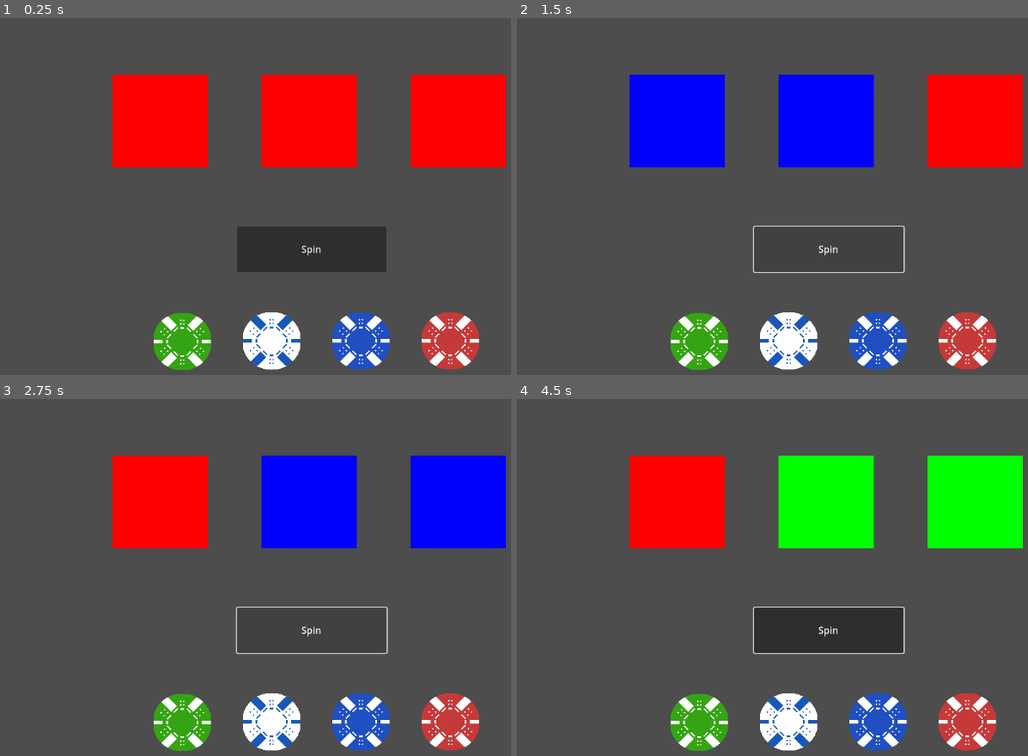
Above: before the commit, frames 1-4 (two rows, left to right).
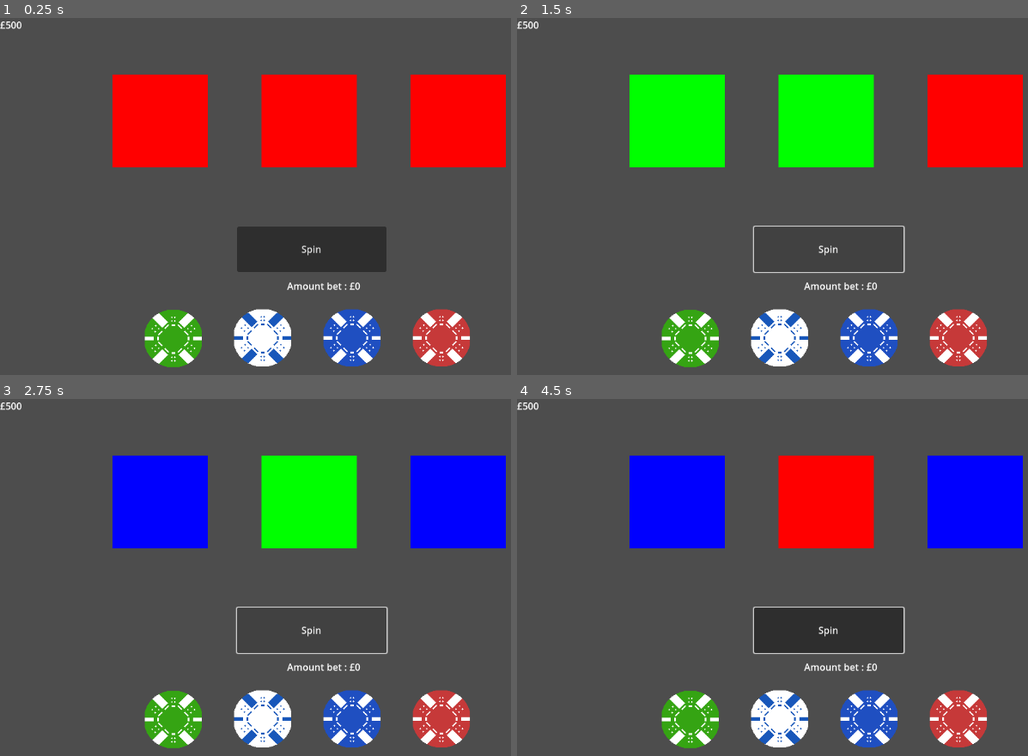
Above: after the commit, the same moments.

Repository: KarumGhag/Super-Gambler
Game: Godot game, scene res://Casino/casino.tscn
The game is run twice, just before and just after one commit, with the same random seed, the same clock (stepped at 60 frames per second) and the same inputs. Before the commit the project has no main scene; this scene is started directly in both runs.
Inputs (mouse positions are in pixels of both pictures, inside the frame that each line leads up to):
- Up to frame 1 (0.25 s): no input
- Up to frame 2 (1.5 s): click "Spin" at 0.5 s; click "Spin" at 1.25 s
- Up to frame 3 (2.75 s): click "Spin" at 2 s
- Up to frame 4 (4.5 s): move the mouse to (1012, 573) at 2.77 s; click (1012, 573) at 2.85 s; right-click (1012, 573) at 3.05 s; move the mouse to (721, 609) at 3.52 s; right-click (721, 609) at 3.6 s; click (721, 609) at 3.8 s; move the mouse to (930, 506) at 4.27 s; click (930, 506) at 4.35 s

The runs differ from the first frame. In frame 1, 4.8% of the frame differs, in the area x 0-94%, y 0-99%; in frame 2, 15%; in frame 3, 15%; in frame 4, 19%, in the area x 0-99%, y 0-99%.

Commit message:
made slot machine work, you get money

Diff:
--- a/Better/betManager.gd
+++ b/Better/betManager.gd
@@ -2,20 +2,38 @@
 
 class_name BetManager
 
-var betAmount : int
+var betAmount : int = 0
 
 func addBet(value) -> void:
 	betAmount += value
+	updateLabel()
 
 func takeBet(value) -> void:
 	if betAmount - value < 0:
 		betAmount = 0
 		return
 	betAmount -= value
+	updateLabel()
 
 @export var game : Game
 
 @onready var moneySystem = get_node("/root/MoneySystem")
 
-func win() -> void:
-	moneySystem.win(betAmount)
+func win(won : bool) -> void:
+	moneySystem.changeMoney(betAmount)
+	betAmount = 0
+	print(betAmount)
+	updateLabel()
+
+func lose(_test):
+	pass
+
+@export var amountBetLabel : Label
+
+func _ready():
+	updateLabel()
+
+func updateLabel() -> void:
+	amountBetLabel.text = "Amount bet : £" + str(betAmount)
+
+@export var mouse : Area2D
--- a/Better/better.tscn
+++ b/Better/better.tscn
@@ -7,61 +7,51 @@
 [ext_resource type="PackedScene" uid="uid://wh8y7r7ww4rf" path="res://Chips/ChipCollider.tscn" id="3_bd303"]
 [ext_resource type="Texture2D" uid="uid://b0irc2wh24bcs" path="res://Chips/GreenChip.png" id="3_mgciw"]
 [ext_resource type="Texture2D" uid="uid://dxywpxdvfupnr" path="res://Chips/WhiteChip.png" id="4_0xbca"]
-
-[sub_resource type="RectangleShape2D" id="RectangleShape2D_3886h"]
-size = Vector2(10.5, 10)
+[ext_resource type="PackedScene" uid="uid://bt6hbkgeuj3sq" path="res://Better/mouse.tscn" id="8_wkkhu"]
 
 [node name="Better" type="Node2D"]
 script = ExtResource("1_bki5p")
 
 [node name="ChipHolder" type="Node2D" parent="."]
 
-[node name="GreenChip" type="Sprite2D" parent="ChipHolder" node_paths=PackedStringArray("hitbox", "mouseObj", "betManager")]
+[node name="GreenChip" type="Sprite2D" parent="ChipHolder" node_paths=PackedStringArray("hitbox", "betManager")]
 position = Vector2(0, 1)
 texture = ExtResource("3_mgciw")
 script = ExtResource("2_yi805")
 value = 20
 hitbox = NodePath("ChipCollider")
-mouseObj = NodePath("../../Mouse")
 betManager = NodePath("../..")
 
 [node name="ChipCollider" parent="ChipHolder/GreenChip" instance=ExtResource("3_bd303")]
 
-[node name="WhiteChip" type="Sprite2D" parent="ChipHolder" node_paths=PackedStringArray("hitbox", "mouseObj", "betManager")]
+[node name="WhiteChip" type="Sprite2D" parent="ChipHolder" node_paths=PackedStringArray("hitbox", "betManager")]
 position = Vector2(150, 0)
 texture = ExtResource("4_0xbca")
 script = ExtResource("2_yi805")
 value = 100
 hitbox = NodePath("ChipCollider")
-mouseObj = NodePath("../../Mouse")
 betManager = NodePath("../..")
 
 [node name="ChipCollider" parent="ChipHolder/WhiteChip" instance=ExtResource("3_bd303")]
 
-[node name="BlueChip" type="Sprite2D" parent="ChipHolder" node_paths=PackedStringArray("hitbox", "mouseObj", "betManager")]
+[node name="BlueChip" type="Sprite2D" parent="ChipHolder" node_paths=PackedStringArray("hitbox", "betManager")]
 position = Vector2(300, 0)
 texture = ExtResource("2_hvscd")
 script = ExtResource("2_yi805")
 value = 200
 hitbox = NodePath("ChipCollider")
-mouseObj = NodePath("../../Mouse")
 betManager = NodePath("../..")
 
 [node name="ChipCollider" parent="ChipHolder/BlueChip" instance=ExtResource("3_bd303")]
 
-[node name="RedChip" type="Sprite2D" parent="ChipHolder" node_paths=PackedStringArray("hitbox", "mouseObj", "betManager")]
+[node name="RedChip" type="Sprite2D" parent="ChipHolder" node_paths=PackedStringArray("hitbox", "betManager")]
 position = Vector2(450, 0)
 texture = ExtResource("1_udxsf")
 script = ExtResource("2_yi805")
 value = 400
 hitbox = NodePath("ChipCollider")
-mouseObj = NodePath("../../Mouse")
 betManager = NodePath("../..")
 
 [node name="ChipCollider" parent="ChipHolder/RedChip" instance=ExtResource("3_bd303")]
 
-[node name="Mouse" type="Area2D" parent="."]
-visible = false
-
-[node name="CollisionShape2D" type="CollisionShape2D" parent="Mouse"]
-shape = SubResource("RectangleShape2D_3886h")
+[node name="Mouse" parent="." instance=ExtResource("8_wkkhu")]
--- a/Better/chip.gd
+++ b/Better/chip.gd
@@ -13,6 +13,8 @@
 @export var betManager : BetManager
 
 func _ready() -> void:
+	mouseObj = betManager.mouse
+	print(mouseObj)
 	hitbox.connect("area_entered", mouseTouching)
 	hitbox.connect("area_exited", mouseLeaving)
 
@@ -24,6 +26,8 @@
 	if area == mouseObj:
 		canClick = false
 
+var canBet : bool
+
 func _process(_delta) -> void:
 	if canClick and Input.is_action_just_pressed("click"):
 		addBet()
@@ -32,8 +36,18 @@
 	mouseObj.position = get_global_mouse_position()
 
 func addBet() -> void:
+	if betManager.moneySystem.money < value:
+		print("cannot bet")
+		return
 	betManager.addBet(value)
+	betManager.moneySystem.money -= value
+	betManager.moneySystem.updateLabel()
 
 
 func takeBet() -> void:
+	if betAmount < value:
+		print("cannot add")
+		return
 	betManager.takeBet(value)
+	betManager.moneySystem.money += value
+	betManager.moneySystem.updateLabel()
--- /dev/null
+++ b/Better/mouse.tscn
@@ -0,0 +1,10 @@
+[gd_scene load_steps=2 format=3 uid="uid://bt6hbkgeuj3sq"]
+
+[sub_resource type="RectangleShape2D" id="RectangleShape2D_3886h"]
+size = Vector2(10.5, 10)
+
+[node name="Mouse" type="Area2D"]
+visible = false
+
+[node name="CollisionShape2D" type="CollisionShape2D" parent="."]
+shape = SubResource("RectangleShape2D_3886h")
--- a/Casino/casino.tscn
+++ b/Casino/casino.tscn
@@ -1,13 +1,25 @@
-[gd_scene load_steps=3 format=3 uid="uid://dxa8fgm7rlf2o"]
+[gd_scene load_steps=4 format=3 uid="uid://dxa8fgm7rlf2o"]
 
 [ext_resource type="PackedScene" uid="uid://dy22mqaoltpub" path="res://SlotMachine/slot_machine.tscn" id="1_6h5e3"]
 [ext_resource type="PackedScene" uid="uid://c425b06rmp4j0" path="res://Better/better.tscn" id="2_v34sl"]
+[ext_resource type="PackedScene" uid="uid://bt6hbkgeuj3sq" path="res://Better/mouse.tscn" id="3_bjk6o"]
 
 [node name="Casino" type="Node2D"]
 
-[node name="SlotMachine" parent="." instance=ExtResource("1_6h5e3")]
+[node name="Mouse2" parent="." instance=ExtResource("3_bjk6o")]
+
+[node name="SlotMachine" parent="." node_paths=PackedStringArray("better") instance=ExtResource("1_6h5e3")]
 position = Vector2(-19, 2)
+better = NodePath("../SlotBetter")
 
-[node name="Better" parent="." node_paths=PackedStringArray("game") instance=ExtResource("2_v34sl")]
-position = Vector2(306, 543)
+[node name="SlotBetter" parent="." node_paths=PackedStringArray("game", "amountBetLabel", "mouse") instance=ExtResource("2_v34sl")]
+position = Vector2(291, 538)
 game = NodePath("../SlotMachine")
+amountBetLabel = NodePath("slotBet")
+mouse = NodePath("../Mouse2")
+
+[node name="slotBet" type="Label" parent="SlotBetter"]
+offset_left = 191.0
+offset_top = -99.0
+offset_right = 255.0
+offset_bottom = -55.0
--- a/GameManager/GameManager.gd
+++ b/GameManager/GameManager.gd
@@ -12,8 +12,3 @@
 	bet = betManager.betAmount
 	winAmount = bet * 2
 	moneyManager.money += winAmount
-
-func lose() -> void:
-	bet = betManager.betAmount
-	winAmount = -bet
-	moneyManager.money += winAmount
--- a/GameManager/game.gd
+++ b/GameManager/game.gd
@@ -5,4 +5,7 @@
 @export var better : BetManager
 
 func win() -> void:
-    pass
+	better.win(true)
+
+func lose() -> void:
+	better.lose(false)
--- a/MoneyManager/MoneyManager.gd
+++ b/MoneyManager/MoneyManager.gd
@@ -2,10 +2,18 @@
 
 class_name MoneyManager
 
-var money : float = 0
+var money : float = 500
 
-func win(winnings) -> void:
-    money += winnings
+func changeMoney(betAmount : int) -> void:
+	money += betAmount * 2
+	print("won")
+	print(money)
+	updateLabel()
 
-func lose(lossAmount) -> void:
-    money -= lossAmount
+@export var moneyCounter : Label
+
+func _ready():
+	updateLabel()
+
+func updateLabel() -> void:
+	moneyCounter.text = "£" + str(money)
--- a/MoneyManager/money_manager.tscn
+++ b/MoneyManager/money_manager.tscn
@@ -2,8 +2,9 @@
 
 [ext_resource type="Script" path="res://MoneyManager/MoneyManager.gd" id="1_ej2ks"]
 
-[node name="MoneyManager" type="Node2D"]
+[node name="MoneyManager" type="Node2D" node_paths=PackedStringArray("moneyCounter")]
 script = ExtResource("1_ej2ks")
+moneyCounter = NodePath("MoneyCounter")
 
 [node name="MoneyCounter" type="Label" parent="."]
 offset_right = 257.0
--- a/SlotMachine/SlotManager.gd
+++ b/SlotMachine/SlotManager.gd
@@ -17,7 +17,7 @@
 func _process(_delta) -> void:
 	if not gotResults:
 		if spinning[0] == false and spinning[1] == false and spinning[2] == false:
-			print(results)
+			#print(results)
 			check()
 
 @export var slotMachine : Game
@@ -31,11 +31,12 @@
 		slotMachine.lose()
 		gotResults = true
 		spinning = [null, null, null]
+	print(results)
 
 func spin() -> void:
 
 	if (spinning[0] == null and spinning[1] == null and spinning[2] == null) or (spinning[0] == false and spinning[1] == false and spinning[2] == false):
 
 		for i in range(len(slots)):
-			print("spin")
+			#print("spin")
 			slots[i].genSpin()
--- a/SlotMachine/slot.gd
+++ b/SlotMachine/slot.gd
@@ -36,11 +36,11 @@
 
 
 func genSpin() -> void:
-	print("gen")
 	timesSpun = 0
-	timesToSpin = randi_range(5, 30)
+	timesToSpin = randi_range(5, 5)
 	timePerSpin = randf_range(0.15, 0.25)
 	spinCoolDown.start(timePerSpin)
+	slotManager.gotResults = false
 
 
 func spin() -> void:
--- a/project.godot
+++ b/project.godot
@@ -11,6 +11,7 @@
 [application]
 
 config/name="super gambler"
+run/main_scene="res://Casino/casino.tscn"
 config/features=PackedStringArray("4.3", "Forward Plus")
 config/icon="res://icon.svg"
 
